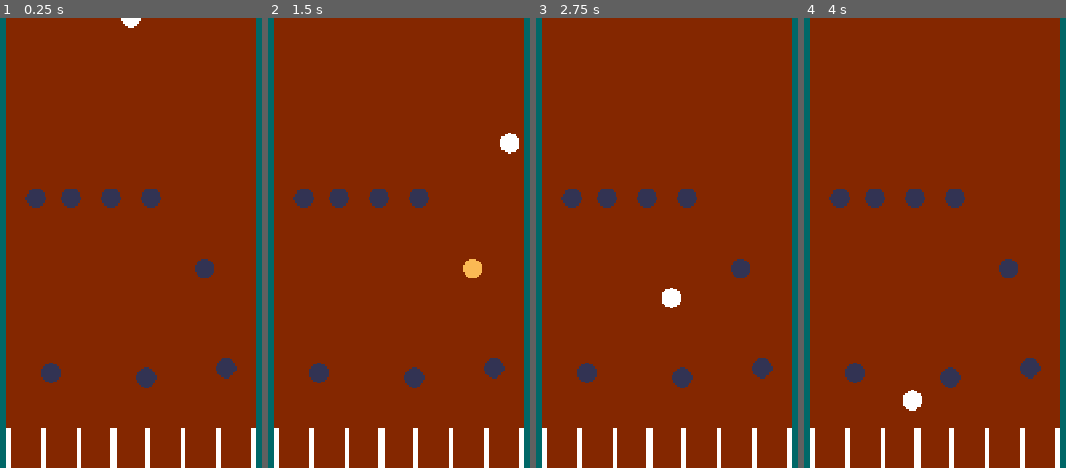
Above: before the commit, frames 1-4 (left to right).
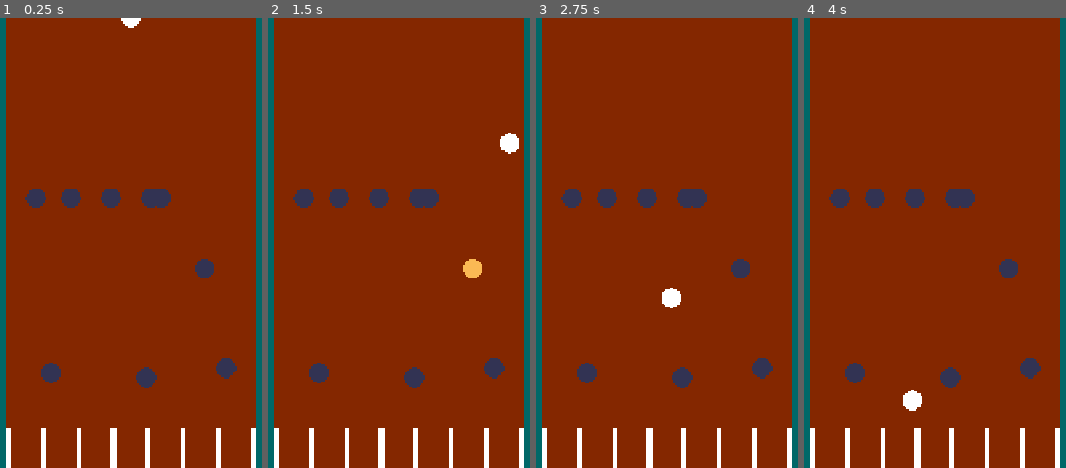
Above: after the commit, the same moments.

Repository: BenjaminVincent/jam-2
Game: Godot game, scene res://scenes/game.tscn
Same seed, same stepped clock (60 frames per second), same inputs: the game is played once before the commit and once after it.
Inputs:
- Up to frame 1 (0.25 s): no input
- Up to frame 2 (1.5 s): tap Enter at 0.5 s; hold Right (ui_right) 0.53-1.28 s; tap Space (LAUNCH) at 0.6, 1.35 s; hold Left (ui_left) from 1.28 s (still down)
- Up to frame 3 (2.75 s): release Left (ui_left) at 2.03 s; hold Right (ui_right) from 2.03 s (still down); tap Space (LAUNCH) at 2.1 s
- Up to frame 4 (4 s): tap Space (LAUNCH) at 2.85, 3.6 s; release Right (ui_right) at 3.53 s; hold Left (ui_left) from 3.53 s (still down)

The runs differ from the first frame. In frame 1, 0.2% of the frame differs, in the area x 59-66%, y 38-43%; in frame 2, 0.2%; in frame 3, 0.2%; in frame 4, 0.2%.

Commit message:
made board_standard scene

Diff:
--- /dev/null
+++ b/scenes/board_standard.tscn
@@ -0,0 +1,53 @@
+[gd_scene format=3 uid="uid://3gi7cmkfmv03"]
+
+[ext_resource type="PackedScene" path="res://scenes/vertical_collider.tscn" id="1_ua7c8"]
+[ext_resource type="PackedScene" uid="uid://drelbun12h8vq" path="res://scenes/boundary.tscn" id="2_1al85"]
+
+[node name="BoardStandard" type="Node2D" unique_id=1585537679]
+
+[node name="BoardBackground" type="ColorRect" parent="." unique_id=1078716353]
+offset_right = 400.0
+offset_bottom = 720.0
+color = Color(0.5186603, 0.1540255, 0, 1)
+
+[node name="VerticalColliders" type="Node2D" parent="." unique_id=625657348]
+position = Vector2(8, 656)
+
+[node name="VerticalCollider1" parent="VerticalColliders" unique_id=1654998296 instance=ExtResource("1_ua7c8")]
+position = Vector2(-8, 0)
+
+[node name="VerticalCollider2" parent="VerticalColliders" unique_id=634700093 instance=ExtResource("1_ua7c8")]
+position = Vector2(48, 0)
+
+[node name="VerticalCollider3" parent="VerticalColliders" unique_id=1998931288 instance=ExtResource("1_ua7c8")]
+position = Vector2(104, 0)
+
+[node name="VerticalCollider4" parent="VerticalColliders" unique_id=681333353 instance=ExtResource("1_ua7c8")]
+position = Vector2(160, 0)
+
+[node name="VerticalCollider5" parent="VerticalColliders" unique_id=24806722 instance=ExtResource("1_ua7c8")]
+position = Vector2(216, 0)
+
+[node name="VerticalCollider6" parent="VerticalColliders" unique_id=1143231159 instance=ExtResource("1_ua7c8")]
+position = Vector2(272, 0)
+
+[node name="VerticalCollider7" parent="VerticalColliders" unique_id=1917483017 instance=ExtResource("1_ua7c8")]
+position = Vector2(328, 0)
+
+[node name="VerticalCollider8" parent="VerticalColliders" unique_id=1440174939 instance=ExtResource("1_ua7c8")]
+position = Vector2(384, 0)
+
+[node name="Boundaries" type="Node2D" parent="." unique_id=393506370]
+
+[node name="BoundaryLeft" parent="Boundaries" unique_id=2131543913 instance=ExtResource("2_1al85")]
+rotation = 1.5707964
+
+[node name="BoundaryRight" parent="Boundaries" unique_id=873688576 instance=ExtResource("2_1al85")]
+position = Vector2(400, 0)
+rotation = -1.5707964
+
+[node name="BoundaryFloor" parent="Boundaries" unique_id=2014993203 instance=ExtResource("2_1al85")]
+position = Vector2(0, 720)
+
+[node name="BoundaryCeling" parent="Boundaries" unique_id=1715390714 instance=ExtResource("2_1al85")]
+rotation = 3.1415927
--- a/scenes/game.tscn
+++ b/scenes/game.tscn
@@ -46,7 +46,7 @@
 position = Vector2(544, 288)
 
 [node name="BasicCollider5" parent="." unique_id=1218793908 instance=ExtResource("4_lbhrr")]
-position = Vector2(544, 288)
+position = Vector2(688, 288)
 
 [node name="BasicCollider6" parent="." unique_id=1894079026 instance=ExtResource("4_lbhrr")]
 position = Vector2(758, 401)
Not shown: 1 places in scenes/basic_collider.tscn that only renumber resources
Not shown: 1 places in scenes/game.tscn that only renumber resources
